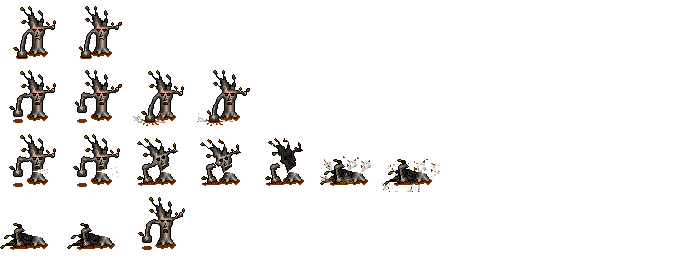
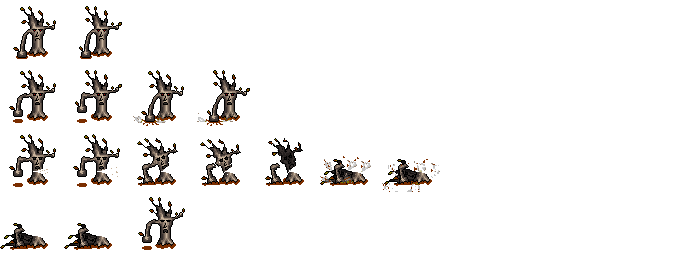
Comparing the layer stacks of the two w=684, h=256 images. Changes:
painted on "Layer 19" over [64, 223, 115, 250]
